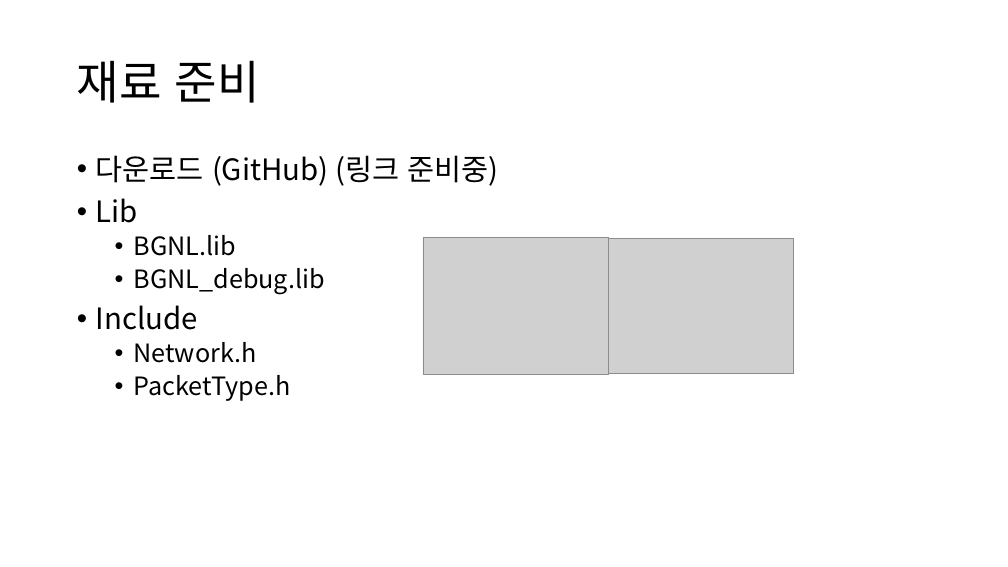
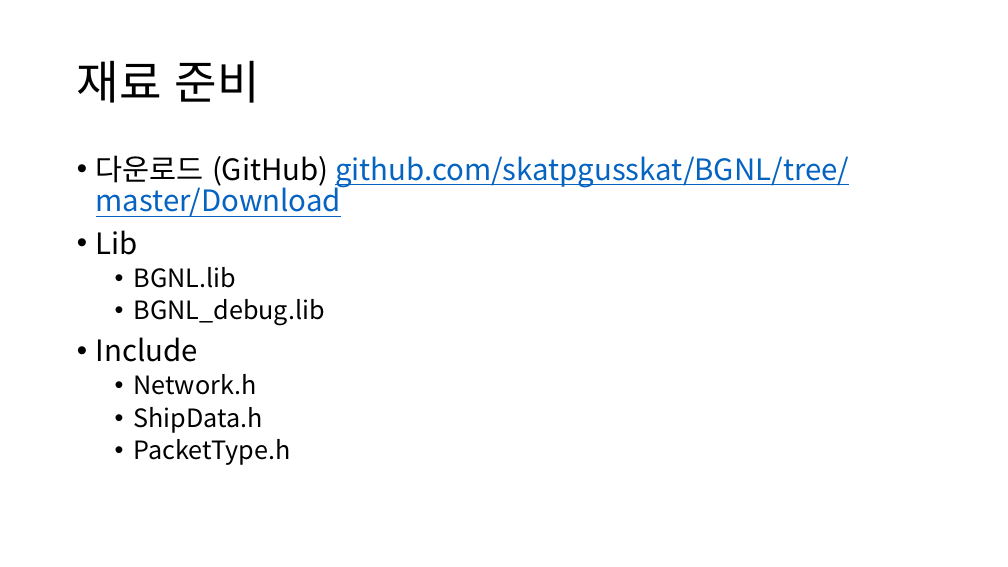
Before and after one commit to namse/BGNL, a slide deck: slide 4 of BGNL사용법설명.pptx. Drawn at 1008x567 pixels with LibreOffice and Linux fonts; fonts in the diff are those of the drawing; grey boxes stand for pictures. Boxes give left, top, right and bottom in pixels: in the first picture for what was removed or moved away, otherwise in the second. Text is boxed around its words. In the diff, an @@ line names an element or a change of style, - is before the commit and + after.

Commit message:
Update Download & PPT

```diff
--- a/BGNL사용법설명.pptx
+++ b/BGNL사용법설명.pptx
@@ text at [96, 155, 849, 217]: text changed; text colour #000000 to #0563C1 @@
-• 다운로드 (GitHub) (링크 준비중)
+• 다운로드 (GitHub) github.com/skatpgusskat/BGNL/tree/master/Download
@@ picture removed at [423, 237, 609, 374] @@
@@ picture removed at [609, 238, 793, 374] @@
@@ text at [134, 407, 263, 433]: paragraph added @@
+  • ShipData.h
```
Also in this commit, not shown: 5 other slides changed, 8 slides added, 2 slides removed, 5 other files.
